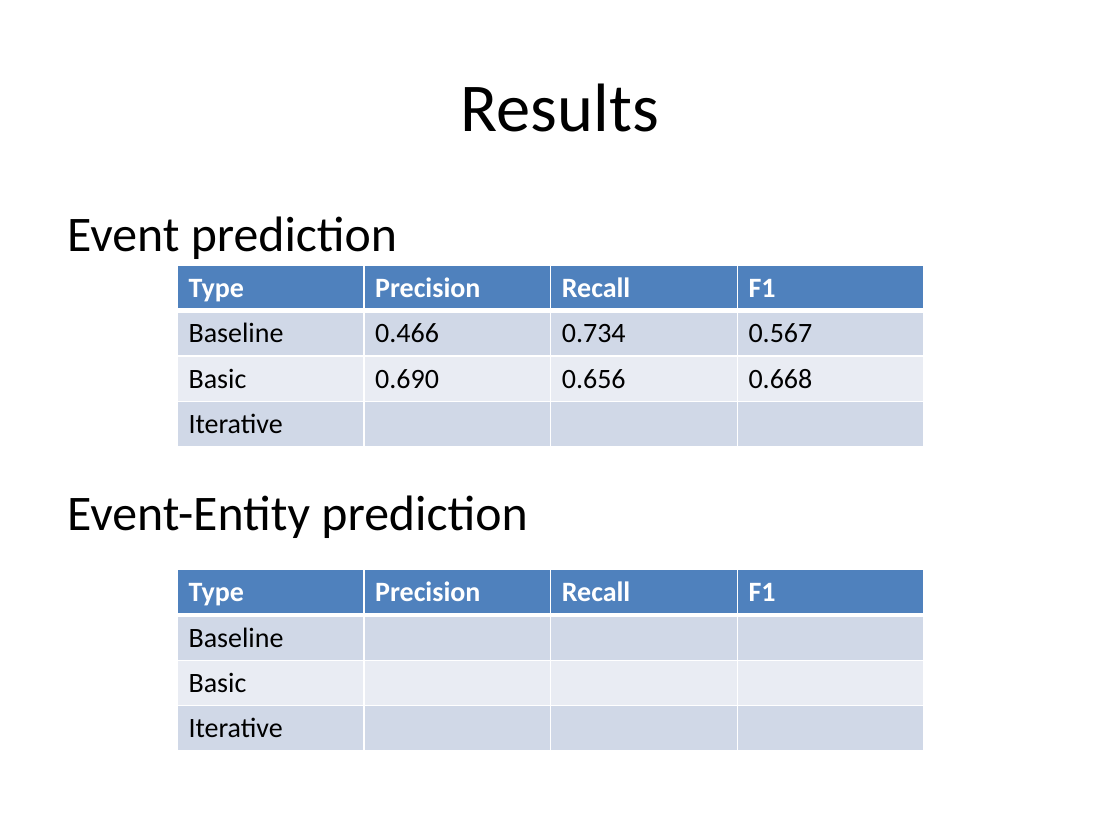
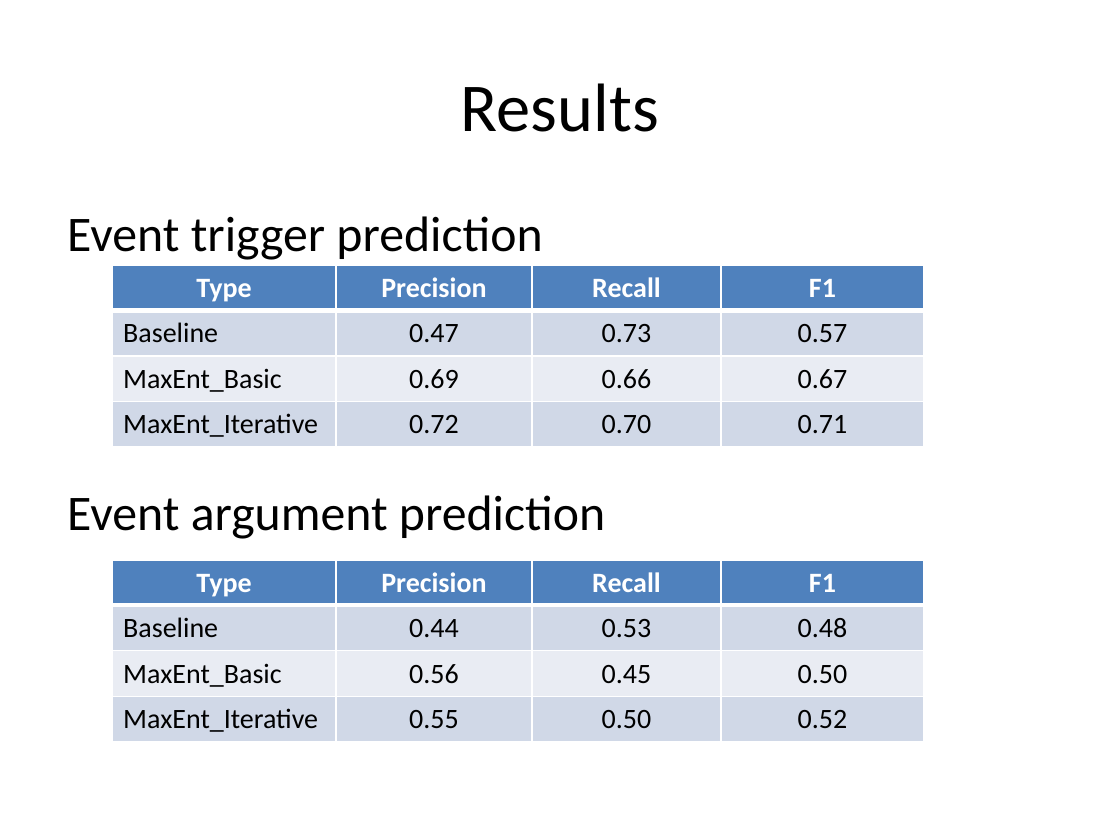
Before and after one commit to ajutscaria/CS224U, a slide deck: slide 23 of Presentation/Anubhai Philip Scaria.pptx. Drawn at 1120x840 pixels with LibreOffice and Linux fonts; fonts in the diff are those of the drawing. Boxes give left, top, right and bottom in pixels: in the first picture for what was removed or moved away, otherwise in the second. Text is boxed around its words. In the diff, an @@ line names an element or a change of style, - is before the commit and + after.

Commit message:
Adding updated presentation

```diff
--- a/Presentation/Anubhai Philip Scaria.pptx
+++ b/Presentation/Anubhai Philip Scaria.pptx
@@ text at (x1=67, y1=216, x2=605, y2=539): text changed @@
-Event prediction
-Event-Entity prediction
+Event trigger prediction
+Event argument prediction
@@ table at (x1=112, y1=265, x2=924, y2=447) @@
-row 2: Baseline | 0.466 | 0.734 | 0.567
+row 2: Baseline | 0.47 | 0.73 | 0.57
-row 3: Basic | 0.690 | 0.656 | 0.668
+row 3: MaxEnt_Basic | 0.69 | 0.66 | 0.67
-row 4: Iterative |  |  | 
+row 4: MaxEnt_Iterative | 0.72 | 0.70 | 0.71
@@ alignment left to centre @@
@@ table resized from (x1=177, y1=265, x2=925, y2=447) to (x1=112, y1=265, x2=924, y2=447) @@
@@ table at (x1=112, y1=560, x2=924, y2=741) @@
-row 2: Baseline |  |  | 
+row 2: Baseline | 0.44 | 0.53 | 0.48
-row 3: Basic |  |  | 
+row 3: MaxEnt_Basic | 0.56 | 0.45 | 0.50
-row 4: Iterative |  |  | 
+row 4: MaxEnt_Iterative | 0.55 | 0.50 | 0.52
@@ alignment left to centre @@
@@ table resized from (x1=177, y1=569, x2=925, y2=750) to (x1=112, y1=560, x2=924, y2=741) @@
```
Also in this commit, not shown: 16 other slides changed, 2 other files.
